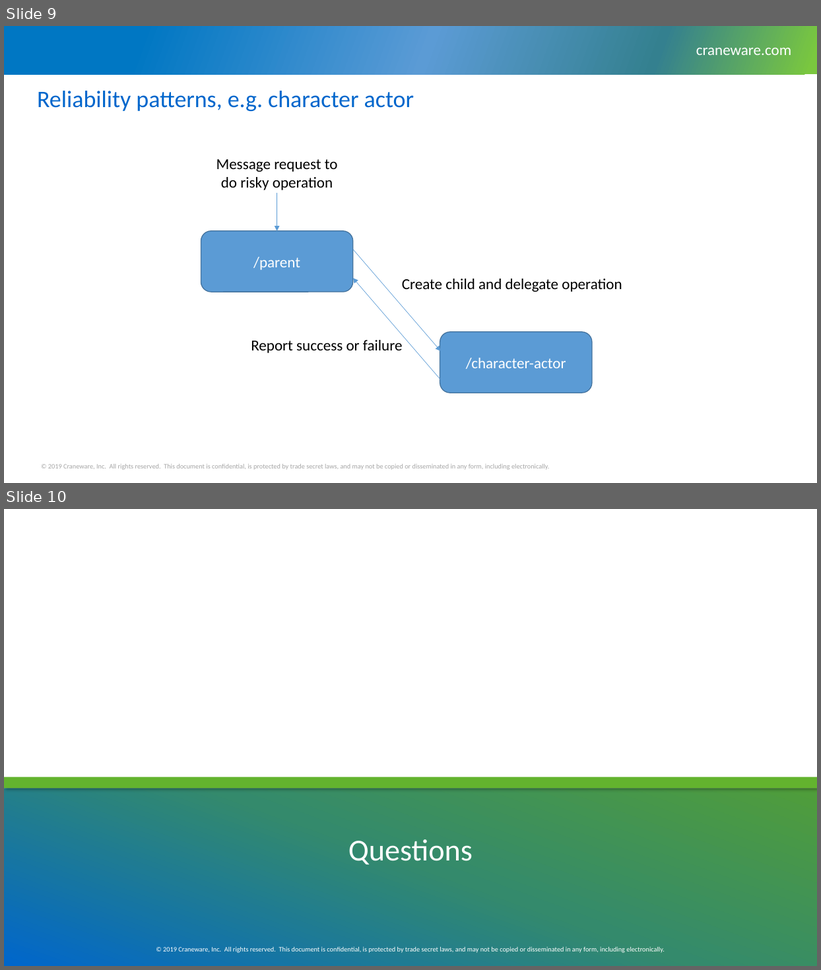
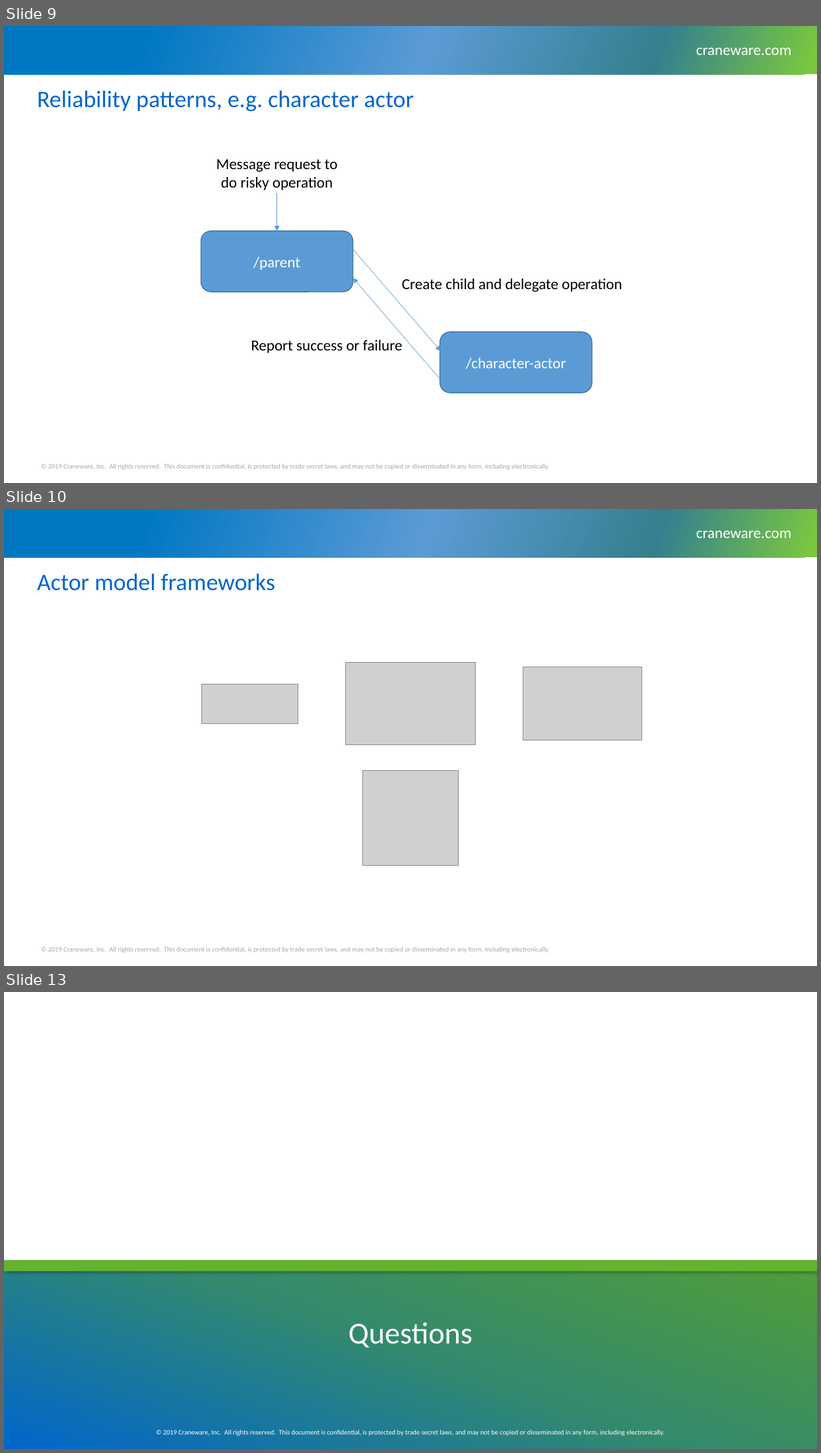
Before and after one commit to graham-miller/dapr-playground, a slide deck: Actor Model.pptx. Shown one above the other, each under a label of ours: slides 9 and 10 before the commit, slides 9, 10 and 13 after it; the slides between them are not shown. The pictures are 821x970 and 821x1453 pixels, drawn with LibreOffice and Linux fonts; fonts in the diff are those of the drawing; grey boxes stand for pictures; background and template pictures are left out. Boxes give left, top, right and bottom in pixels: in the first picture for what was removed or moved away, otherwise in the second. Text is boxed around its words. In the diff, an @@ line names an element or a change of style, - is before the commit and + after.

```diff
--- a/Actor Model.pptx
+++ b/Actor Model.pptx
@@ slide 10 added at (x1=4, y1=509, x2=817, y2=966), background #FFFFFF; not listed: 3 template elements that a slide beside it also shows @@
@@ title added at (x1=37, y1=574, x2=275, y2=591), 28 pt, text #0066CC @@
+Actor model frameworks
@@ picture added at (x1=346, y1=663, x2=475, y2=746) @@
@@ picture added at (x1=201, y1=684, x2=298, y2=723) @@
@@ picture added at (x1=523, y1=667, x2=642, y2=741) @@
@@ picture added at (x1=363, y1=770, x2=459, y2=866) @@
@@ what was slide 10 is now slide 13 @@
```
Also in this commit, not shown: 2 slides changed, 2 other slides added.
